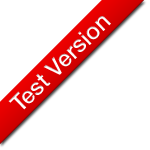
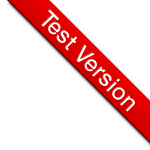
Layer changes from the first (150, 150) image to the second:
added group "right" with 2 layers above "left" over [6, 0, 150, 144]
added layer "Test Version copy" in group "right" over [41, 9, 135, 112]
added layer "Layer 1 copy" in group "right" over [6, 0, 150, 144]
moved "Test Version" into group "left" over [8, 16, 111, 110]
moved "Layer 1" into group "left" over [0, 0, 145, 145]
